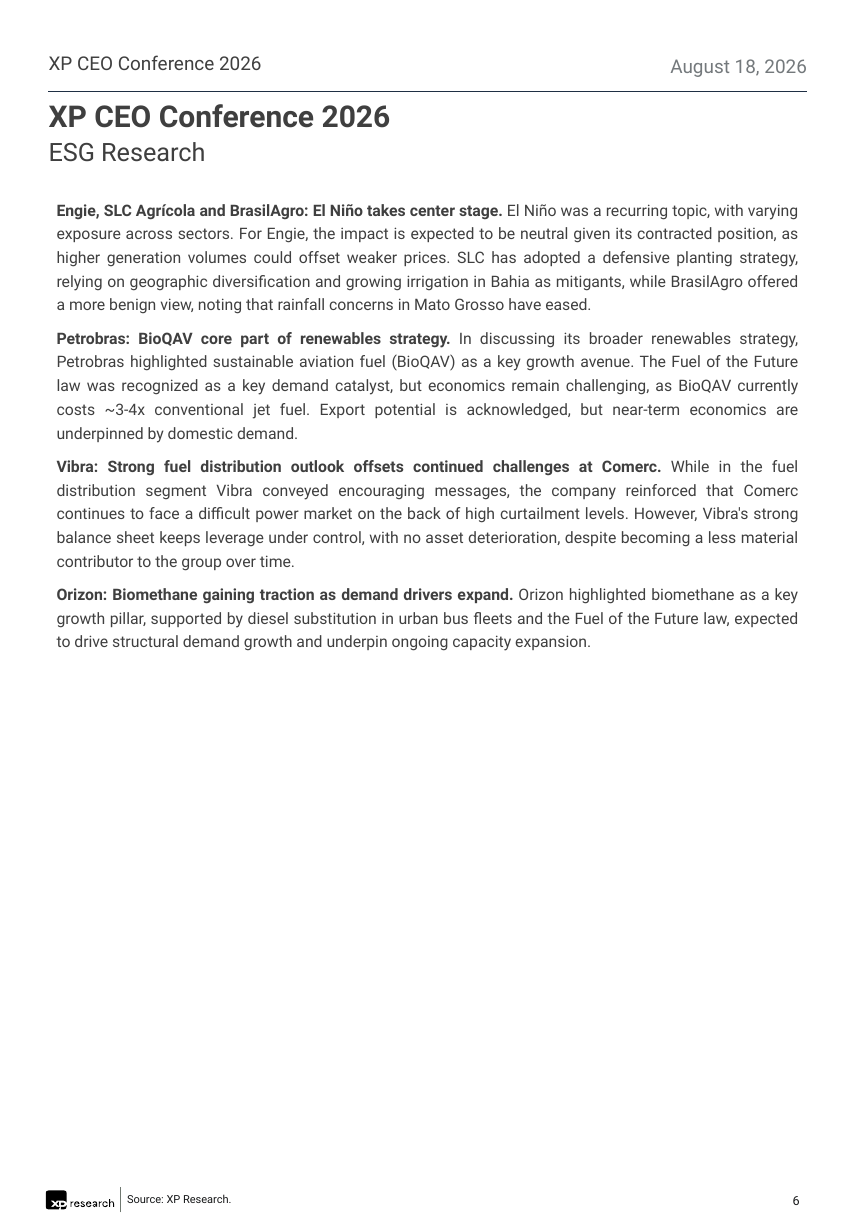
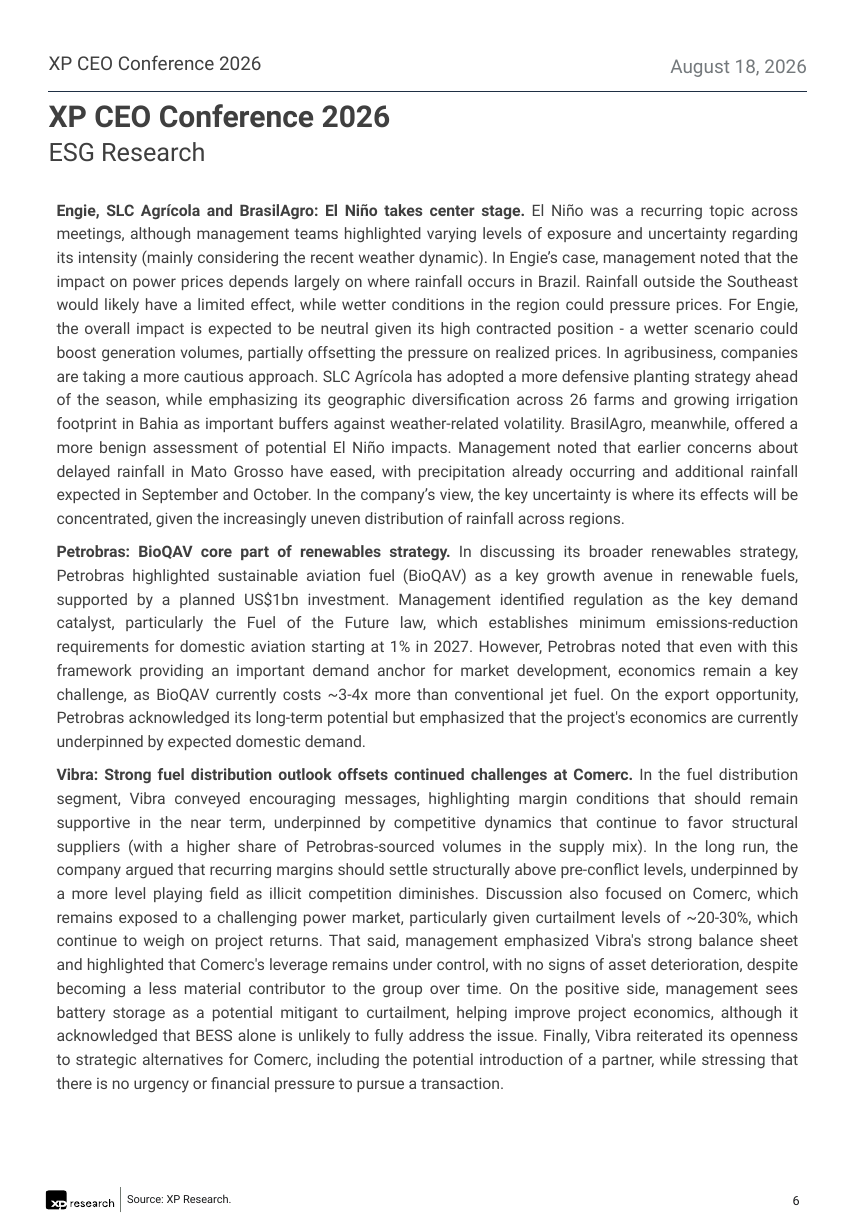
Before and after one commit to CaioLSouza/datasets, a slide deck: slide 6 of ceo_conference_2026/Feedback XP CEO Conference 2026.pptx. Drawn at 853x1232 pixels with LibreOffice and Linux fonts; fonts in the diff are those of the drawing. Boxes give left, top, right and bottom in pixels: in the first picture for what was removed or moved away, otherwise in the second. Text is boxed around its words. In the diff, an @@ line names an element or a change of style, - is before the commit and + after.

```diff
--- a/ceo_conference_2026/Feedback XP CEO Conference 2026.pptx
+++ b/ceo_conference_2026/Feedback XP CEO Conference 2026.pptx
@@ text at (x1=57, y1=204, x2=799, y2=1093): text changed @@
-Engie, SLC Agrícola and BrasilAgro: El Niño takes center stage. El Niño was a recurring topic, with varying exposure across sectors. For Engie, the impact is expected to be neutral given its contracted position, as higher generation volumes could offset weaker prices. SLC has adopted a defensive planting strategy, relying on geographic diversification and growing irrigation in Bahia as mitigants, while BrasilAgro offered a more benign view, noting that rainfall concerns in Mato Grosso have eased.
-Petrobras: BioQAV core part of renewables strategy. In discussing its broader renewables strategy, Petrobras highlighted sustainable aviation fuel (BioQAV) as a key growth avenue. The Fuel of the Future law was recognized as a key demand catalyst, but economics remain challenging, as BioQAV currently costs ~3-4x conventional jet fuel. Export potential is acknowledged, but near-term economics are underpinned by domestic demand.
-Vibra: Strong fuel distribution outlook offsets continued challenges at Comerc. While in the fuel distribution segment Vibra conveyed encouraging messages, the company reinforced that Comerc continues to face a difficult power market on the back of high curtailment levels. However, Vibra's strong balance sheet keeps leverage under control, with no asset deterioration, despite becoming a less material contributor to the group over time.
-Orizon: Biomethane gaining traction as demand drivers expand. Orizon highlighted biomethane as a key growth pillar, supported by diesel substitution in urban bus fleets and the Fuel of the Future law, expected to drive structural demand growth and underpin ongoing capacity expansion.
+Engie, SLC Agrícola and BrasilAgro: El Niño takes center stage. El Niño was a recurring topic across meetings, although management teams highlighted varying levels of exposure and uncertainty regarding its intensity (mainly considering the recent weather dynamic). In Engie’s case, management noted that the impact on power prices depends largely on where rainfall occurs in Brazil. Rainfall outside the Southeast would likely have a limited effect, while wetter conditions in the region could pressure prices. For Engie, the overall impact is expected to be neutral given its high contracted position - a wetter scenario could boost generation volumes, partially offsetting the pressure on realized prices. In agribusiness, companies are taking a more cautious approach. SLC Agrícola has adopted a more defensive planting strategy ahead of the season, while emphasizing its geographic diversification across 26 farms and growing irrigation footprint in Bahia as important buffers against weather-related volatility. BrasilAgro, meanwhile, offered a more benign assessment of potential El Niño impacts. Management noted that earlier concerns about delayed rainfall in Mato Grosso have eased, with precipitation already occurring and additional rainfall expected in September and October. In the company’s view, the key uncertainty is where its effects will be concentrated, given the increasingly uneven distribution of rainfall across regions.
+Petrobras: BioQAV core part of renewables strategy. In discussing its broader renewables strategy, Petrobras highlighted sustainable aviation fuel (BioQAV) as a key growth avenue in renewable fuels, supported by a planned US$1bn investment. Management identified regulation as the key demand catalyst, particularly the Fuel of the Future law, which establishes minimum emissions-reduction requirements for domestic aviation starting at 1% in 2027. However, Petrobras noted that even with this framework providing an important demand anchor for market development, economics remain a key challenge, as BioQAV currently costs ~3-4x more than conventional jet fuel. On the export opportunity, Petrobras acknowledged its long-term potential but emphasized that the project's economics are currently underpinned by expected domestic demand.
+Vibra: Strong fuel distribution outlook offsets continued challenges at Comerc. In the fuel distribution segment, Vibra conveyed encouraging messages, highlighting margin conditions that should remain supportive in the near term, underpinned by competitive dynamics that continue to favor structural suppliers (with a higher share of Petrobras-sourced volumes in the supply mix). In the long run, the company argued that recurring margins should settle structurally above pre-conflict levels, underpinned by a more level playing field as illicit competition diminishes. Discussion also focused on Comerc, which remains exposed to a challenging power market, particularly given curtailment levels of ~20-30%, which continue to weigh on project returns. That said, management emphasized Vibra's strong balance sheet and highlighted that Comerc's leverage remains under control, with no signs of asset deterioration, despite becoming a less material contributor to the group over time. On the positive side, management sees battery storage as a potential mitigant to curtailment, helping improve project economics, although it acknowledged that BESS alone is unlikely to fully address the issue. Finally, Vibra reiterated its openness to strategic alternatives for Comerc, including the potential introduction of a partner, while stressing that there is no urgency or financial pressure to pursue a transaction.
```
Also in this commit, not shown: 18 other slides changed, 28 slides added.
